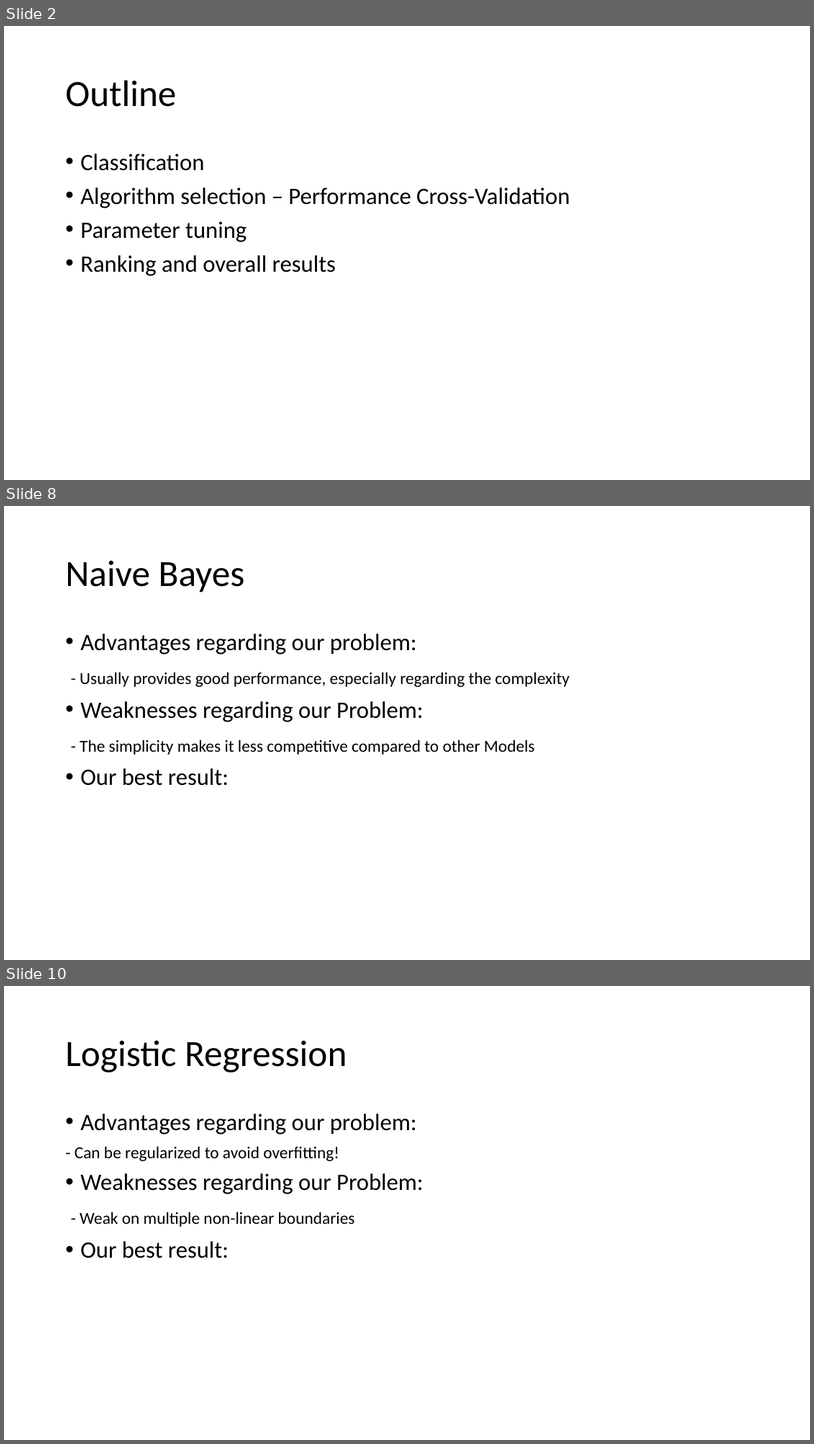
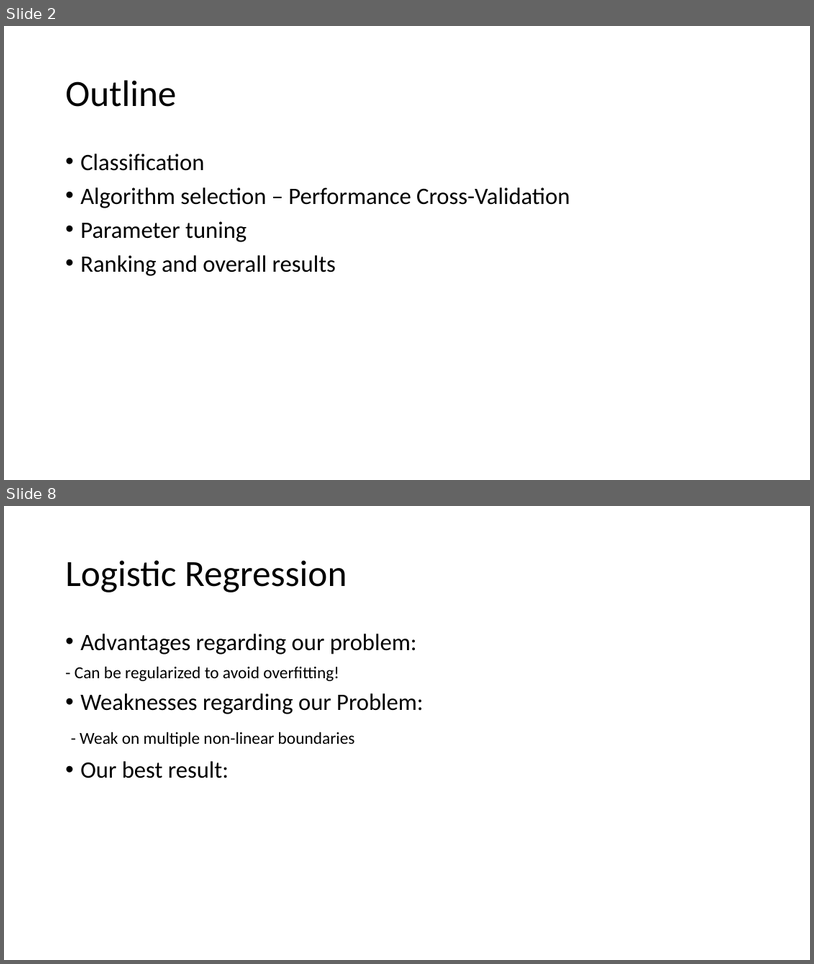
Before and after one commit to suong4554/Machine-Learning-Poly-U, a slide deck: Presentation.pptx. Shown one above the other, each under a label of ours: slides 2, 8 and 10 before the commit, slides 2 and 8 after it; the slides between them are not shown. The pictures are 814x1444 and 814x964 pixels, drawn with LibreOffice and Linux fonts; fonts in the diff are those of the drawing. Boxes give left, top, right and bottom in pixels: in the first picture for what was removed or moved away, otherwise in the second. Text is boxed around its words. In the diff, an @@ line names an element or a change of style, - is before the commit and + after.

```diff
--- a/Presentation.pptx
+++ b/Presentation.pptx
@@ slide 8 removed at [4, 506, 810, 960], background #FFFFFF @@
@@ title removed at [65, 560, 245, 592] @@
-Naive Bayes
@@ text removed at [80, 633, 569, 785] @@
-• Advantages regarding our problem:
-- Usually provides good performance, especially regarding the complexity
-• Weaknesses regarding our Problem:
-- The simplicity makes it less competitive compared to other Models
-• Our best result:
@@ what was slide 10 is now slide 8 @@
```
Also in this commit, not shown: 4 slides changed, 1 slide added, 2 other slides removed, 5 other files.
